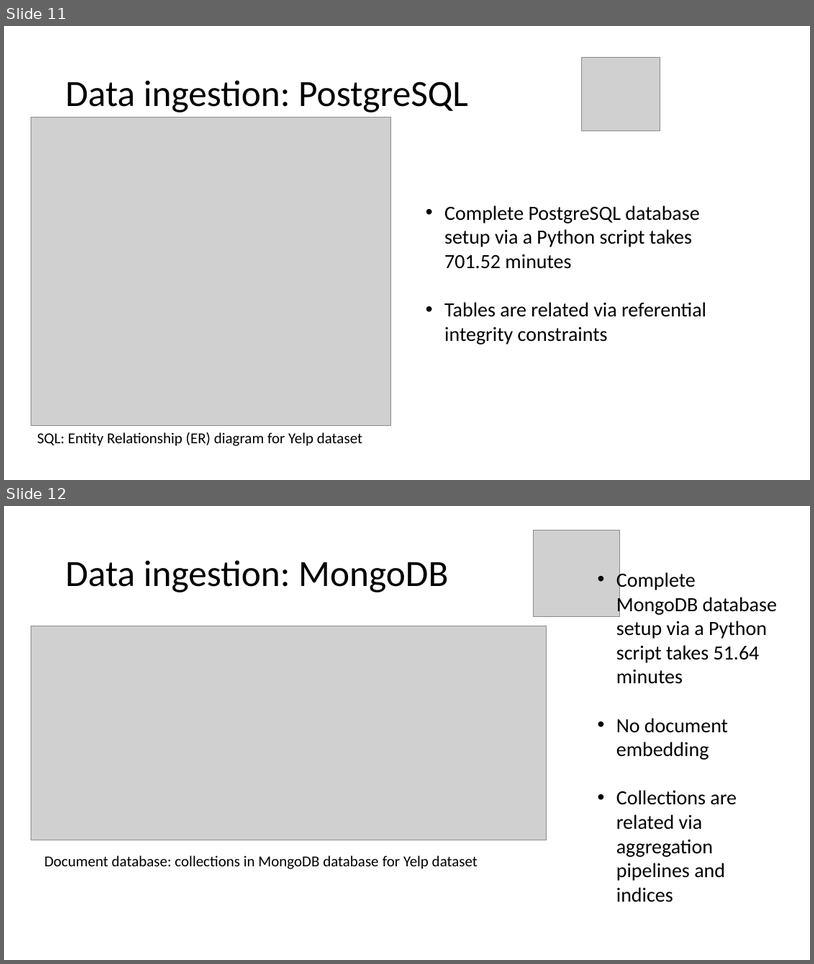
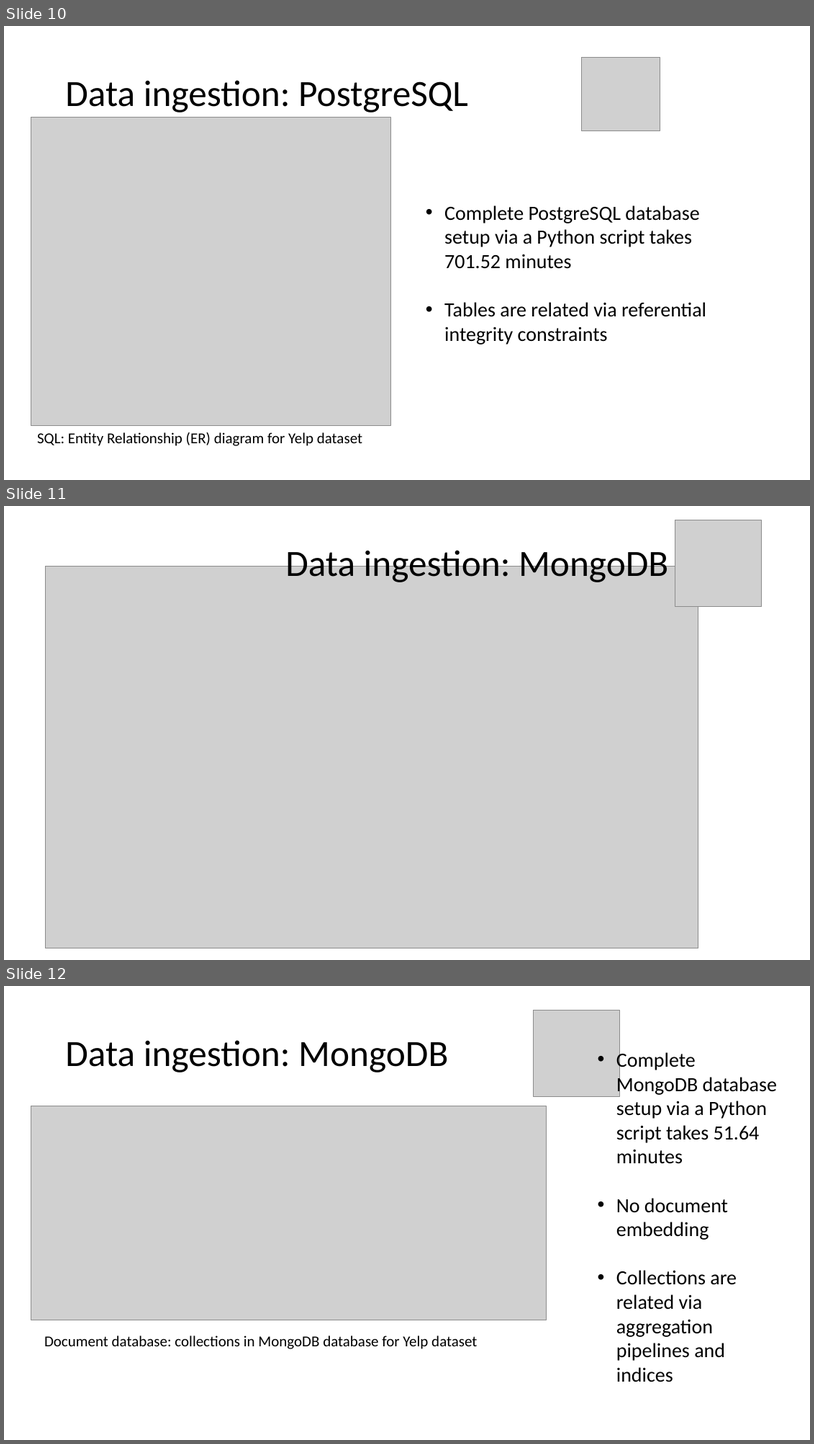
Before and after one commit to stepan-o/lift, a slide deck: presentations/Yelp_dataset_results.pptx. Shown one above the other, each under a label of ours: slides 11 and 12 before the commit, slides 10, 11 and 12 after it. The pictures are 814x964 and 814x1444 pixels, drawn with LibreOffice and Linux fonts; fonts in the diff are those of the drawing; grey boxes stand for pictures. Boxes give left, top, right and bottom in pixels: in the first picture for what was removed or moved away, otherwise in the second. Text is boxed around its words. In the diff, an @@ line names an element or a change of style, - is before the commit and + after.

```diff
--- a/presentations/Yelp_dataset_results.pptx
+++ b/presentations/Yelp_dataset_results.pptx
@@ slide 11 added at [4,506,810,960], background #FFFFFF @@
@@ picture added at [676,520,762,606] @@
@@ title added at [286,545,669,582], 44 pt, text #000000 @@
+Data ingestion: MongoDB
@@ picture added at [46,566,699,947] @@
@@ what was slide 11 is now slide 10 @@
```
Also in this commit, not shown: 1 slide changed, 13 other slides added, 1 slide removed.
